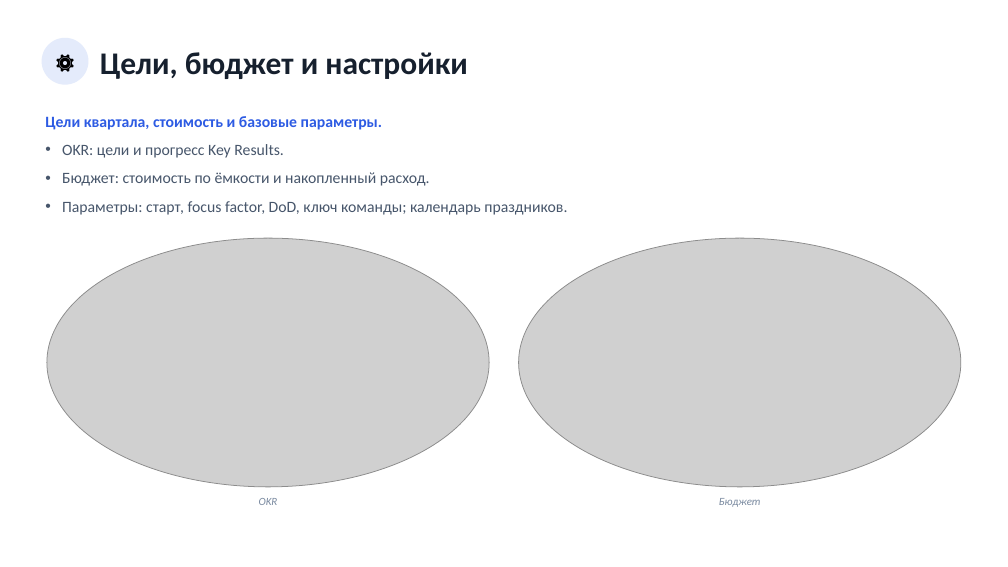
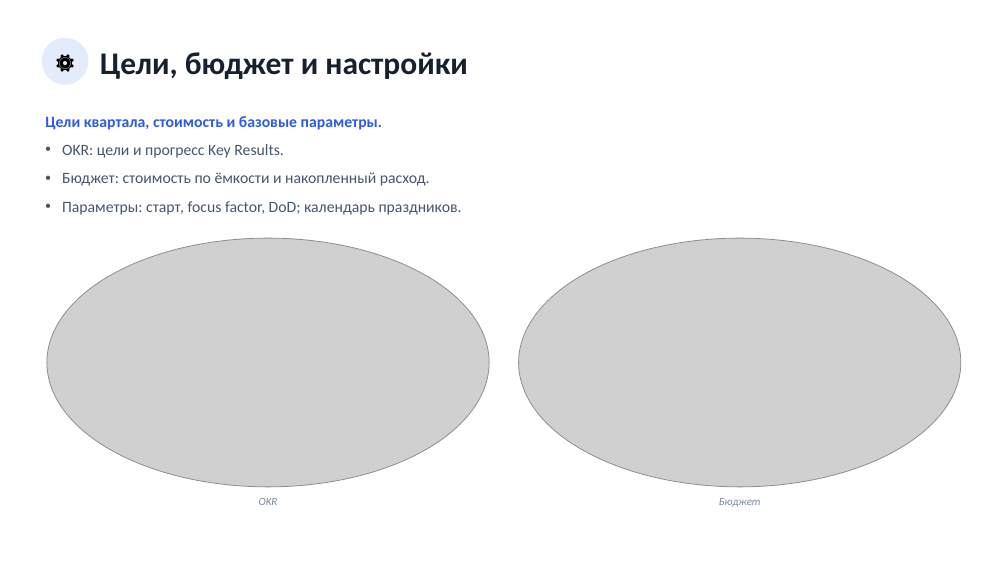
Before and after one commit to neoandrey1985/Planirovanie, a slide deck: slide 18 of Презентация_приложения.pptx (slide 16 before the commit). Drawn at 1008x567 pixels with LibreOffice and Linux fonts; fonts in the diff are those of the drawing; grey boxes stand for pictures. Boxes give left, top, right and bottom in pixels: in the first picture for what was removed or moved away, otherwise in the second. Text is boxed around its words. In the diff, an @@ line names an element or a change of style, - is before the commit and + after.

```diff
--- a/Презентация_приложения.pptx
+++ b/Презентация_приложения.pptx
@@ text at (62,201,462,215): text changed @@
-• Параметры: старт, focus factor, DoD, ключ команды; календарь праздников.
+• Параметры: старт, focus factor, DoD; календарь праздников.
```
Also in this commit, not shown: 3 other slides changed, 3 slides added, 1 other file.
